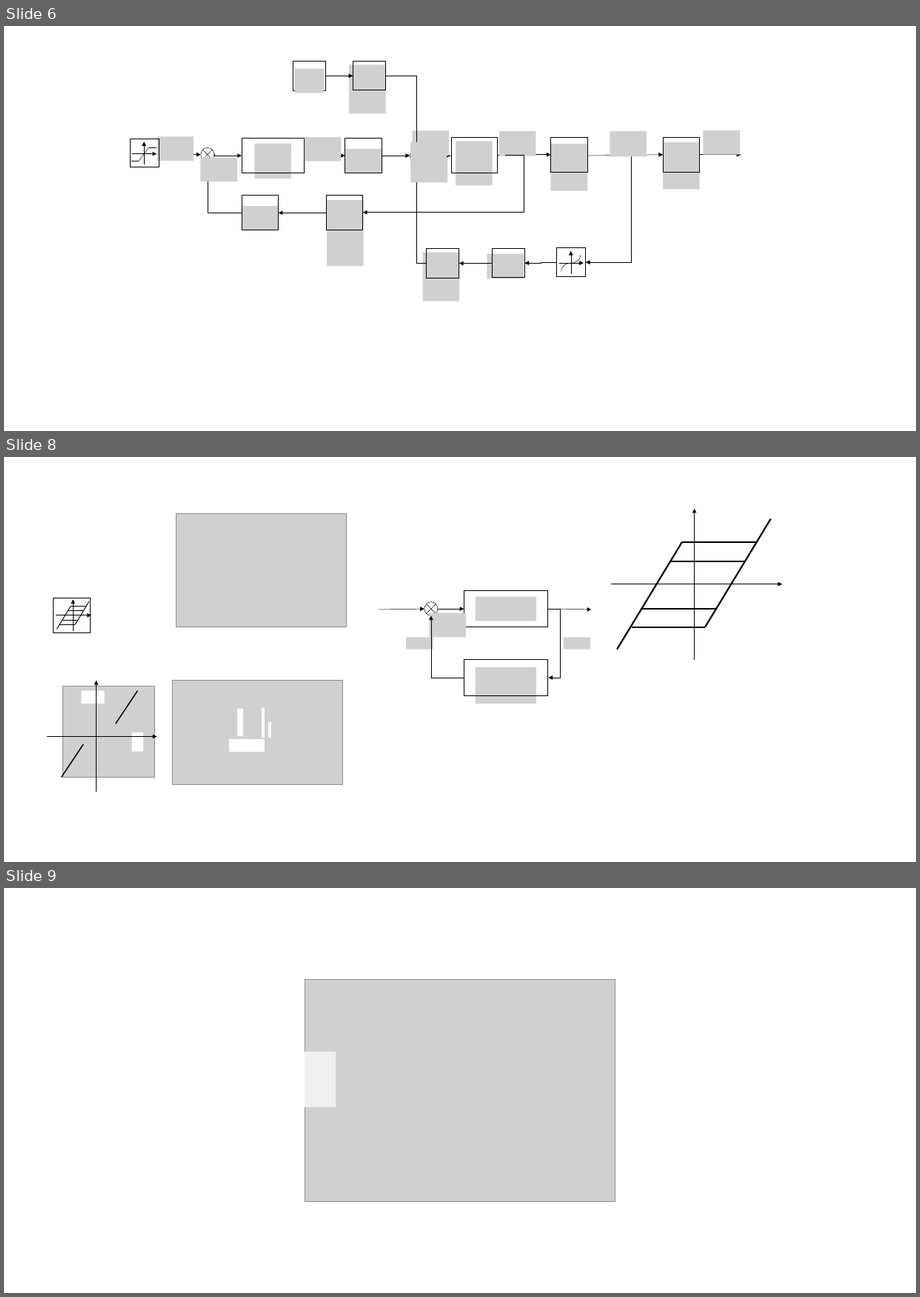
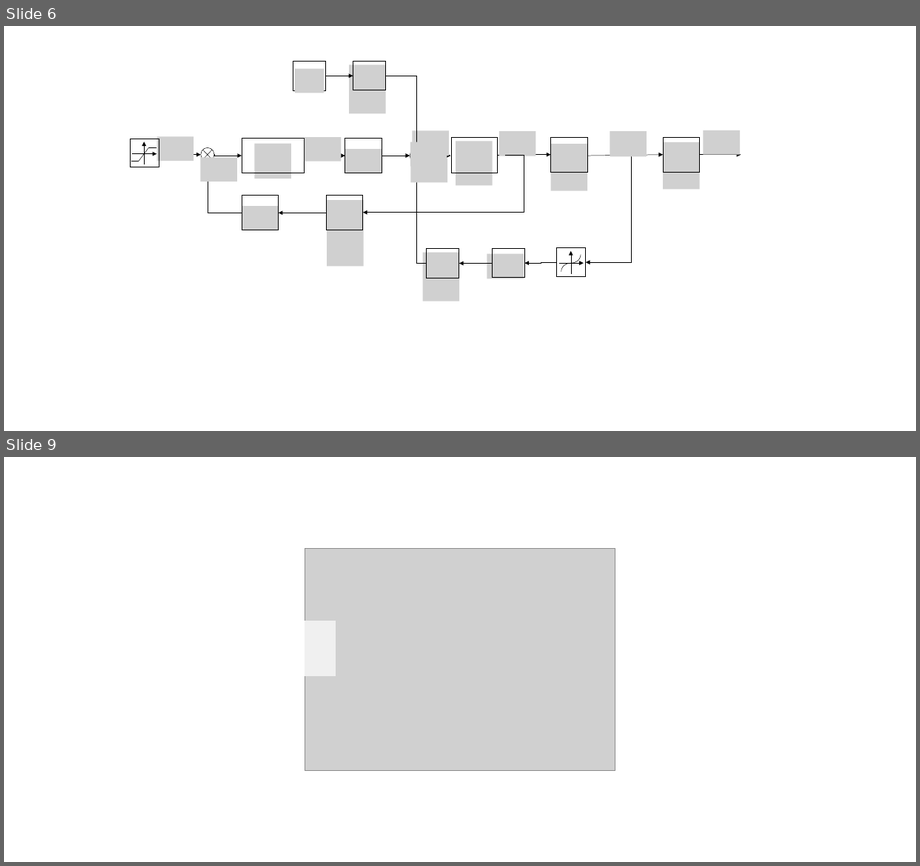
Before and after one commit to orku/graduation_work, a slide deck: txt/schemes.pptx. Shown one above the other, each under a label of ours: slides 6, 8 and 9 before the commit, slides 6 and 9 after it; the slides between them are not shown. The pictures are 920x1297 and 920x866 pixels, drawn with LibreOffice and Linux fonts; fonts in the diff are those of the drawing; grey boxes stand for pictures. Boxes give left, top, right and bottom in pixels: in the first picture for what was removed or moved away, otherwise in the second. Text is boxed around its words. In the diff, an @@ line names an element or a change of style, - is before the commit and + after.

```diff
--- a/txt/schemes.pptx
+++ b/txt/schemes.pptx
@@ slide 8 removed at [4,457,916,862], background #FFFFFF @@
@@ picture removed at [176,513,346,626] @@
@@ arrow removed from (694, 660) to (694, 509) @@
@@ line removed from (770, 518) to (705, 627) @@
@@ line removed from (682, 542) to (617, 649) @@
@@ line removed from (682, 542) to (757, 542) @@
@@ line removed from (671, 561) to (745, 561) @@
@@ arrow removed from (611, 584) to (782, 584) @@
@@ arrow removed from (378, 609) to (424, 609) @@
@@ flow chart summing junction removed at [424,602,438,616] @@
@@ elbow arrow removed from (438, 609) to (464, 609) @@
@@ rectangle removed at [464,591,547,627] @@
@@ picture removed at [475,597,536,621] @@
@@ elbow arrow removed from (547, 609) to (548, 678) @@
@@ arrow removed from (560, 609) to (591, 609) @@
@@ line removed from (640, 609) to (716, 609) @@
@@ group removed at [54,598,91,633]: 6 lines, 2 arrows, 1 rectangle @@
@@ picture removed at [429,613,466,637] @@
@@ elbow arrow removed from (464, 678) to (431, 616) @@
@@ line removed from (705, 627) to (632, 627) @@
@@ picture removed at [406,637,432,649] @@
@@ picture removed at [563,637,590,649] @@
@@ rectangle removed at [464,660,547,696] @@
@@ picture removed at [475,667,536,704] @@
@@ group removed at [172,680,342,785]: 4 rectangles, 2 ellipses, 1 picture @@
@@ group removed at [47,680,156,792]: 2 lines, 2 rectangles, 2 arrows, 1 picture @@
```
Also in this commit, not shown: 2 slides changed, 19 slides added, 59 other files.
